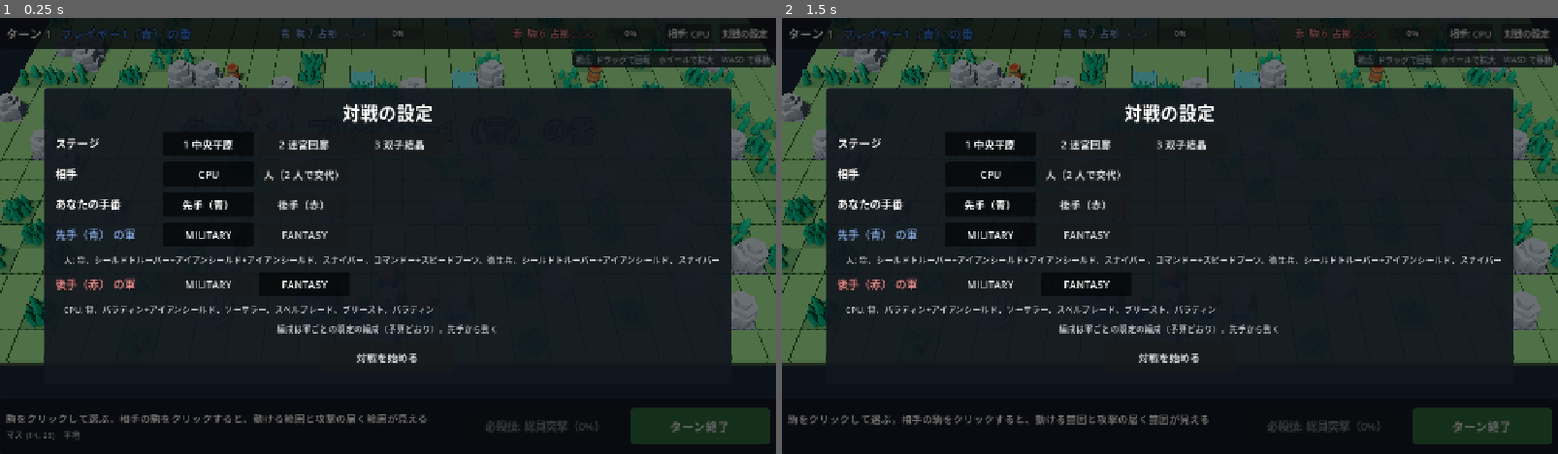
Above: before the commit, frames 1-2 (left to right).
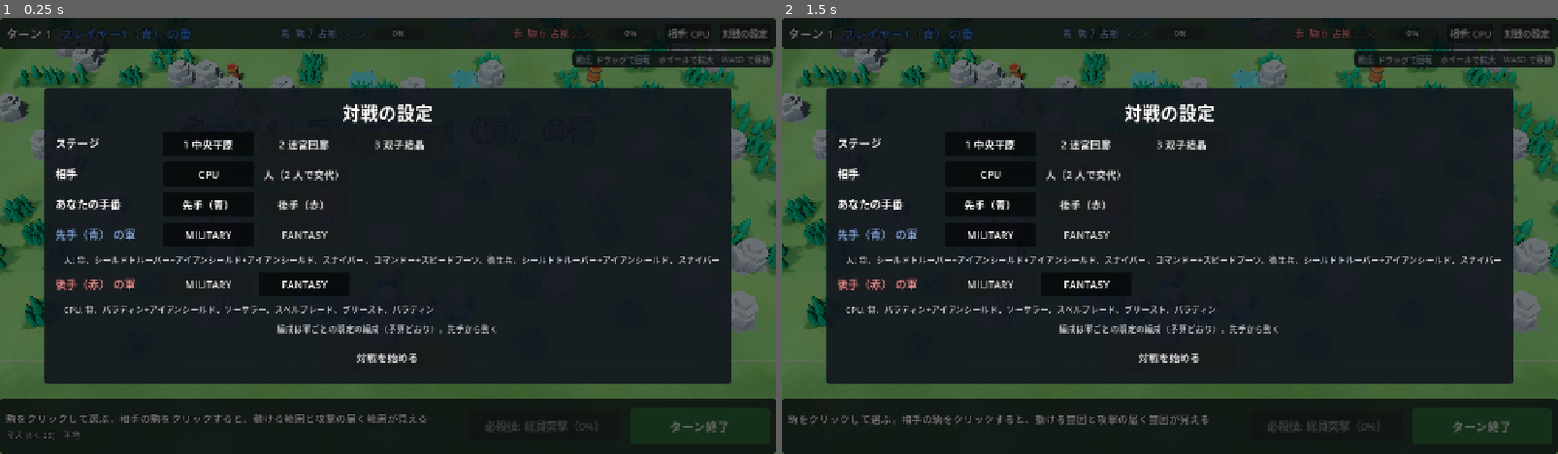
Above: after the commit, the same moments.

Repository: mattyan1053/pj-legion
Game: Godot game, scene res://prototype/board_prototype.tscn
The game is run twice, just before and just after one commit, with the same random seed, the same clock (stepped at 60 frames per second) and the same inputs.
Inputs:
- Up to frame 1 (0.25 s): no input
- Up to frame 2 (1.5 s): click "相手: CPU" at 0.5 s; click "対戦の設定" at 1.25 s

The runs differ from the first frame. In frame 1, 5.1% of the frame differs, in the area x 0-100%, y 0-100%; in frame 2, 5.1%.

Commit message:
:lipstick: Draw the ground as one continuous terrain with a grid overlay and scenery outside the board
Co-Authored-By: Claude Fable 5.2 <noreply@anthropic.com>
Claude-Session: https://claude.ai/code/session_019skPmvw57vmEZ1MmehCjRb

Diff:
--- a/prototype/board_prototype.gd
+++ b/prototype/board_prototype.gd
@@ -43,6 +43,11 @@
 const COLOR_INSPECT := Color(0.8, 0.93, 1.0, 0.5)
 const COLOR_THREAT := Color(0.95, 0.05, 0.2, 0.62)
 const COLOR_SELECTED := Color(1.0, 0.9, 0.3, 0.9)
+## 空と、遠くの霞の色。
+const COLOR_HAZE := Color("b4cbdc")
+## 霞が始まる距離と、すっかり霞む距離（カメラから）。いちばん引いて盤の端から端を見ても、盤の中はほとんど霞まない。
+const FOG_BEGIN := 58.0
+const FOG_END := 104.0
 
 ## 押してから離すまでにマウスがこれより動いたら、クリックではなくドラッグ（視点の回転）と見る（px）。
 const DRAG_THRESHOLD := 8.0
@@ -1649,6 +1654,7 @@
 		if colors[cell] in [COLOR_TARGET, COLOR_HEAL, COLOR_SKILL, COLOR_SKILL_AREA] and battle.unit_at(cell) != null:
 			raised[cell] = true
 	_board_view.show_cells(colors, raised)
+	_board_view.set_grid_emphasis(_selected_id != 0 or not colors.is_empty())
 
 
 func _update_hover() -> void:
@@ -1799,12 +1805,21 @@
 func _build_environment() -> void:
 	var environment := Environment.new()
 	environment.background_mode = Environment.BG_COLOR
-	environment.background_color = Color("1b2430")
+	environment.background_color = COLOR_HAZE
 	environment.ambient_light_source = Environment.AMBIENT_SOURCE_COLOR
 	environment.ambient_light_color = Color("b8c4d6")
 	environment.ambient_light_energy = 0.45
 	environment.tonemap_mode = Environment.TONE_MAPPER_FILMIC
 	environment.ssao_enabled = true
+	# 遠くの地面と景色は、空の色の霞に溶かす（盤の外の端が、ぷつりと切れて見えないように）。
+	# 盤の中は、いちばん引いても霞まない距離から始める。
+	environment.fog_enabled = true
+	environment.fog_mode = Environment.FOG_MODE_DEPTH
+	environment.fog_light_color = COLOR_HAZE
+	environment.fog_sun_scatter = 0.0
+	environment.fog_depth_begin = FOG_BEGIN
+	environment.fog_depth_end = FOG_END
+	environment.fog_depth_curve = 1.6
 
 	var world := WorldEnvironment.new()
 	world.environment = environment
--- a/prototype/board_view.gd
+++ b/prototype/board_view.gd
@@ -1,11 +1,17 @@
 extends Node3D
-## 盤面の見た目。ルールの盤面（Board）を受け取って、マス・木立・岩山・結晶泉・本陣の旗と、
+## 盤面の見た目。ルールの盤面（Board）を受け取って、地面・木立・岩山・結晶泉・本陣の旗と、
 ## 環境オブジェクト（起爆樽・回復の泉・ポータル）を組み立てる。盤の上の効果（盾・煙幕・聖域）も描く。
+##
+## 地面は、盤の外まで続く 1 枚の板（ground.gdshader）。マスごとの板は並べない。マス目は、その上に重ねる線（grid.gdshader）で、
+## ふだんは薄く、操作しているときとマウスの周りだけ濃くする。盤の外の景色は scenery.gd。
 ##
 ## マスの色分け（移動範囲・攻撃できる相手など）と、マウスの下のマスの印もここで出す。
 ## 何を塗るかは呼ぶ側が決める（ここはルールを持たない）。
 
 const CrystalMesh := preload("res://prototype/crystal_mesh.gd")
+const Scenery := preload("res://prototype/scenery.gd")
+const GROUND_SHADER := preload("res://prototype/ground.gdshader")
+const GRID_SHADER := preload("res://prototype/grid.gdshader")
 const FOREST_SCENES: Array[PackedScene] = [
 	preload("res://assets/kaykit/medieval-hexagon/trees_A_small.gltf"),
 	preload("res://assets/kaykit/medieval-hexagon/trees_B_small.gltf"),
@@ -15,17 +21,23 @@
 const FOREST_SCALE := 0.62
 const OBSTACLE_SCALE := 0.56
 
-const TILE_HEIGHT := 0.2
+## 塗ったマスどうしの隙間（マス目の線が見える）。
 const TILE_GAP := 0.04
+## 地面を盤の外へ広げる距離（マス）。霞で見えなくなるより、ずっと先まで。
+const GROUND_REACH := 400.0
+## 地形の色の地図の細かさ（1 マスのピクセル数）と、盤の周りに付ける平地の幅（マス）。
+const MAP_SCALE := 8
+const MAP_PAD := 2
+## マス目の線の濃さが変わる速さ（1 秒あたり）。
+const GRID_FADE_SPEED := 6.0
 const NO_CELL := Vector2i(-1, -1)
 
 ## 手前の障害物をどこまで透かすか（0 = 不透明、1 = 見えない）と、その速さ。
 const OCCLUDER_FADE := 0.75
 const OCCLUDER_FADE_SPEED := 5.0
 
-const COLOR_UNDERSIDE := Color("26331f")
 const COLOR_NORMAL := Color("5f9f4e")
-const COLOR_FOREST := Color("457a40")
+const COLOR_FOREST := Color("3a6c38")
 const COLOR_OBSTACLE_GROUND := Color("767b84")
 const COLOR_FONT := Color("3fa9bd")
 const COLOR_CRYSTAL := Color("4fd8f0")
@@ -48,6 +60,10 @@
 var _cursor: MeshInstance3D
 var _marked: MeshInstance3D
 var _highlight: MultiMesh
+var _grid: ShaderMaterial
+var _grid_emphasis := 0.0
+var _grid_emphasized := false
+static var _noise: ImageTexture
 
 
 ## look_seed は見た目だけに使う（木の種類・向き・大きさ）。team_colors は本陣の色（添字がプレイヤー番号）。
@@ -57,19 +73,10 @@
 	var rng := RandomNumberGenerator.new()
 	rng.seed = look_seed
 
-	var tile_mesh := BoxMesh.new()
-	tile_mesh.size = Vector3(1.0 - TILE_GAP, TILE_HEIGHT, 1.0 - TILE_GAP)
-	var ground_materials := {
-		Terrain.Type.NORMAL: _material(COLOR_NORMAL),
-		Terrain.Type.OBSTACLE: _material(COLOR_OBSTACLE_GROUND),
-		Terrain.Type.FOREST: _material(COLOR_FOREST),
-		Terrain.Type.FONT: _material(COLOR_FONT),
-	}
-
-	# マスの隙間から背景が透けて黒い線に見えないよう、盤面の下に板を敷く。
-	var underside_mesh := BoxMesh.new()
-	underside_mesh.size = Vector3(board.size.x, 0.1, board.size.y)
-	_add_mesh(underside_mesh, _material(COLOR_UNDERSIDE), Vector3(board.size.x / 2.0, -0.2, board.size.y / 2.0))
+	_add_ground()
+	var scenery := Scenery.new()
+	add_child(scenery)
+	scenery.setup(board.size, look_seed)
 
 	var crystal_mesh := CrystalMesh.build()
 	var crystal_material := _material(COLOR_CRYSTAL)
@@ -83,12 +90,9 @@
 			var cell := Vector2i(x, y)
 			var terrain := board.terrain_at(cell)
 			var center := cell_center(cell)
-			var ground: Material = ground_materials[terrain]
 			var hq_owner := board.hq_owner(cell)
 			if hq_owner >= 0:
-				ground = _material(team_colors[hq_owner].lightened(0.3))
 				_add_flag(center, team_colors[hq_owner])
-			_add_mesh(tile_mesh, ground, center + Vector3(0.0, -TILE_HEIGHT / 2.0, 0.0))
 
 			match terrain:
 				Terrain.Type.FOREST:
@@ -109,6 +113,51 @@
 		add_field_effect(effect.id, effect.type, effect.side, effect.cells)
 
 	_build_markers()
+
+
+## マスの地面の色（本陣は陣営の色）。
+static func ground_color(battle_board: Board, cell: Vector2i, team_colors: Array[Color]) -> Color:
+	var hq_owner := battle_board.hq_owner(cell)
+	if hq_owner >= 0:
+		return team_colors[hq_owner].lightened(0.3)
+	match battle_board.terrain_at(cell):
+		Terrain.Type.OBSTACLE:
+			return COLOR_OBSTACLE_GROUND
+		Terrain.Type.FOREST:
+			return COLOR_FOREST
+		Terrain.Type.FONT:
+			return COLOR_FONT
+	return COLOR_NORMAL
+
+
+## 地形の色の地図。1 マスが MAP_SCALE ピクセルで、周りに MAP_PAD マスぶんの平地が付く（盤の外は平地の色で続く）。
+static func terrain_image(battle_board: Board, team_colors: Array[Color]) -> Image:
+	var cells := battle_board.size + Vector2i.ONE * 2 * MAP_PAD
+	var image := Image.create(cells.x * MAP_SCALE, cells.y * MAP_SCALE, false, Image.FORMAT_RGB8)
+	image.fill(COLOR_NORMAL)
+	for y in battle_board.size.y:
+		for x in battle_board.size.x:
+			var color := ground_color(battle_board, Vector2i(x, y), team_colors)
+			if color != COLOR_NORMAL:
+				image.fill_rect(Rect2i((Vector2i(x, y) + Vector2i.ONE * MAP_PAD) * MAP_SCALE, Vector2i.ONE * MAP_SCALE), color)
+	return image
+
+
+## マス目の線を濃くする（駒を選んでいる、範囲を見せているなど、操作している間）。ふだんは薄い。
+func set_grid_emphasis(on: bool) -> void:
+	_grid_emphasized = on
+
+
+## マス目の線を濃くしているか。検査用。
+func grid_emphasized() -> bool:
+	return _grid_emphasized
+
+
+func _process(delta: float) -> void:
+	var target := 1.0 if _grid_emphasized else 0.0
+	if _grid_emphasis != target:
+		_grid_emphasis = move_toward(_grid_emphasis, target, GRID_FADE_SPEED * delta)
+		_grid.set_shader_parameter(&"emphasis", _grid_emphasis)
 
 
 ## ポータルの色。対の 2 つは同じ色になる（対を、上の行・左の列にあるほうの順に数えて色を割り当てる）。
@@ -218,6 +267,8 @@
 	_cursor.visible = board.in_bounds(cell)
 	if _cursor.visible:
 		_cursor.position = cell_center(cell) + Vector3(0.0, 0.03, 0.0)
+	# マウスの周りは、マス目の線を濃くする。
+	_grid.set_shader_parameter(&"cursor", Vector3(cell.x + 0.5, cell.y + 0.5, 1.0 if _cursor.visible else 0.0))
 
 
 ## クリックして情報を出しているマスの印（枠）。NO_CELL なら消す。
@@ -252,6 +303,45 @@
 		var target := OCCLUDER_FADE if faded.has(cell) else 0.0
 		for part: GeometryInstance3D in _occluders[cell]:
 			part.transparency = move_toward(part.transparency, target, OCCLUDER_FADE_SPEED * delta)
+
+
+## 地面（盤の外まで続く 1 枚の板）と、その上のマス目の線。
+func _add_ground() -> void:
+	var size := Vector2(board.size)
+	var center := Vector3(size.x / 2.0, 0.0, size.y / 2.0)
+
+	var ground := ShaderMaterial.new()
+	ground.shader = GROUND_SHADER
+	ground.set_shader_parameter(&"terrain_map", ImageTexture.create_from_image(terrain_image(board, _team_colors)))
+	ground.set_shader_parameter(&"noise_map", _noise_texture())
+	ground.set_shader_parameter(&"board_size", size)
+	ground.set_shader_parameter(&"map_pad", float(MAP_PAD))
+	var ground_mesh := PlaneMesh.new()
+	ground_mesh.size = size + Vector2.ONE * 2.0 * GROUND_REACH
+	_add_mesh(ground_mesh, ground, center).cast_shadow = GeometryInstance3D.SHADOW_CASTING_SETTING_OFF
+
+	_grid = ShaderMaterial.new()
+	_grid.shader = GRID_SHADER
+	_grid.set_shader_parameter(&"board_size", size)
+	# 塗ったマスや印より先に描く（線の上に色が乗る）。
+	_grid.render_priority = -1
+	var grid_mesh := PlaneMesh.new()
+	grid_mesh.size = size + Vector2.ONE * 0.2
+	_add_mesh(grid_mesh, _grid, center + Vector3(0.0, 0.006, 0.0)).cast_shadow = GeometryInstance3D.SHADOW_CASTING_SETTING_OFF
+
+
+## つなぎ目の無い白黒のノイズ（地面のむらと、地形の境目の揺れに使う）。作るのは 1 回だけ。
+static func _noise_texture() -> ImageTexture:
+	if _noise == null:
+		var noise := FastNoiseLite.new()
+		noise.seed = 7
+		noise.noise_type = FastNoiseLite.TYPE_SIMPLEX_SMOOTH
+		noise.frequency = 0.03
+		noise.fractal_octaves = 3
+		var image := noise.get_seamless_image(256, 256)
+		image.generate_mipmaps()
+		_noise = ImageTexture.create_from_image(image)
+	return _noise
 
 
 func _build_markers() -> void:
--- /dev/null
+++ b/prototype/grid.gdshader
@@ -0,0 +1,57 @@
+shader_type spatial;
+render_mode unshaded, blend_mix, depth_draw_never, cull_disabled, shadows_disabled;
+// マス目。地面の上に重ねる補助の線（地面に刻んだ溝ではない）。
+// ふだんはごく薄く、操作しているとき（emphasis）と、マウスの下のマスの周り（cursor）は、はっきり出す。
+// 盤の縁（戦う範囲の境目）は、いつも少し濃く出す。
+
+uniform vec2 board_size = vec2(30.0, 30.0);
+uniform vec3 line_color : source_color = vec3(1.0, 1.0, 0.9);
+uniform float idle_alpha = 0.17;
+uniform float active_alpha = 0.46;
+uniform float border_alpha = 0.42;
+// 線の幅の半分（マス）。
+uniform float half_width = 0.014;
+uniform float border_half_width = 0.026;
+// 0 = ふだん、1 = 操作している。
+uniform float emphasis = 0.0;
+// マウスの下のマスの中心（x, z）と、出ているか（0 か 1）。
+uniform vec3 cursor = vec3(0.0);
+// マウスの周りで線を濃くする範囲（マス）。near までは濃く、far で消える。
+uniform float cursor_near = 1.2;
+uniform float cursor_far = 4.2;
+
+varying vec2 ground;
+
+void vertex() {
+	ground = (MODEL_MATRIX * vec4(VERTEX, 1.0)).xz;
+}
+
+// 線からの距離 away（マス）と、1 ピクセルの幅 pixel（マス）から、線の濃さを出す。
+// 遠くで線が 1 ピクセルより細くなったら、ちらつかないよう、そのぶん薄くする。
+float coverage(float away, float pixel, float half_line) {
+	return clamp((half_line - away) / pixel + 0.5, 0.0, 1.0) * min(1.0, 2.0 * half_line / pixel);
+}
+
+void fragment() {
+	vec2 pixel = max(fwidth(ground), vec2(0.0001));
+	vec2 to_line = abs(fract(ground + 0.5) - 0.5);
+	float line = max(coverage(to_line.x, pixel.x, half_width), coverage(to_line.y, pixel.y, half_width));
+
+	vec2 inside = min(ground, board_size - ground);
+	// 盤の外には引かない。
+	line *= step(-half_width, min(inside.x, inside.y));
+	float near = cursor.z * (1.0 - smoothstep(cursor_near, cursor_far, distance(ground, cursor.xy)));
+	float alpha = line * mix(idle_alpha, active_alpha, max(emphasis, near));
+
+	float border = 0.0;
+	if (inside.y > -border_half_width) {
+		border = max(border, coverage(abs(inside.x), pixel.x, border_half_width));
+	}
+	if (inside.x > -border_half_width) {
+		border = max(border, coverage(abs(inside.y), pixel.y, border_half_width));
+	}
+	alpha = max(alpha, border * border_alpha);
+
+	ALBEDO = line_color;
+	ALPHA = alpha;
+}
--- /dev/null
+++ b/prototype/ground.gdshader
@@ -0,0 +1,44 @@
+shader_type spatial;
+// 地面。盤の中も外も、1 枚の板に地形の色を塗る（マスごとの板は並べない）。
+// 地形の色は、マスごとの色を入れた小さい地図（terrain_map）から取り、境目をノイズで揺らして、マスの形に切れないようにする。
+
+// マスごとの色。1 マス = map_scale ピクセル、周りに map_pad マスぶんの平地が付いている。
+uniform sampler2D terrain_map : source_color, filter_linear, repeat_disable;
+// つなぎ目の無い、白黒のノイズ。
+uniform sampler2D noise_map : filter_linear_mipmap, repeat_enable;
+uniform vec2 board_size = vec2(30.0, 30.0);
+uniform float map_pad = 2.0;
+// 地形の境目を揺らす幅（マス）。
+uniform float warp = 0.22;
+// 盤の外の地面の明るさ（中を 1 として）。戦う範囲の境目が、さりげなく分かるようにする。
+uniform float outside_shade = 0.84;
+
+varying vec2 ground;
+
+void vertex() {
+	ground = (MODEL_MATRIX * vec4(VERTEX, 1.0)).xz;
+}
+
+void fragment() {
+	vec2 wobble = vec2(
+		texture(noise_map, ground * 0.23).r,
+		texture(noise_map, ground * 0.23 + vec2(0.37, 0.71)).r
+	) - 0.5;
+	vec2 at = ground + wobble * 2.0 * warp;
+	vec3 color = texture(terrain_map, (at + map_pad) / (board_size + 2.0 * map_pad)).rgb;
+
+	// むら（大きいものと細かいもの）。べた塗りに見えないように。
+	float patches = texture(noise_map, ground * 0.031 + vec2(0.11, 0.53)).r;
+	float grain = texture(noise_map, ground * 0.9).r;
+	color *= 0.86 + 0.22 * patches + 0.10 * (grain - 0.5);
+	// ところどころ、枯れた色に寄せる。
+	float dry = texture(noise_map, ground * 0.057 + vec2(0.61, 0.17)).r;
+	color = mix(color, color * vec3(1.06, 1.0, 0.8), smoothstep(0.5, 0.8, dry) * 0.45);
+
+	vec2 beyond = max(max(-at, at - board_size), vec2(0.0));
+	color *= mix(1.0, outside_shade, smoothstep(0.0, 0.9, length(beyond)));
+
+	ALBEDO = color;
+	ROUGHNESS = 0.95;
+	SPECULAR = 0.1;
+}
--- /dev/null
+++ b/prototype/scenery.gd
@@ -0,0 +1,152 @@
+extends Node3D
+## 盤の外の景色（森と岩山）。戦う範囲の外も地続きの場所に見えるように置く。見た目だけで、ルールには関わらない。
+##
+## 置き方の決まり（layout。検査が確かめる）:
+## - 盤の端から CLEAR マスまでは何も置かない（境目が分かり、端の駒に重ならない）。
+## - 高さは、盤の端からの距離 × HEIGHT_PER_DISTANCE まで。カメラはいちばん浅い角度でも約 35 度で見下ろすので、
+##   これより低ければ、盤の中のものを隠さない（カメラにも当たらない）。近くは低い木だけ、遠くほど大きい岩山になる。
+## - 盤の端から REACH マスより先には置かない（その先は霞で見えない）。
+
+const TREE_SCENES: Array[PackedScene] = [
+	preload("res://assets/kaykit/medieval-hexagon/trees_A_small.gltf"),
+	preload("res://assets/kaykit/medieval-hexagon/trees_B_small.gltf"),
+]
+const MOUNTAIN_SCENE := preload("res://assets/kaykit/medieval-hexagon/mountain_A.gltf")
+## 素材の高さ（大きさ 1 のとき）。
+const TREE_HEIGHT := 1.11
+const MOUNTAIN_HEIGHT := 1.43
+
+const CLEAR := 2.0
+const REACH := 66.0
+const HEIGHT_PER_DISTANCE := 0.5
+## 木と岩山の候補を置く間隔（マス）。
+const TREE_SPACING := 2.1
+const MOUNTAIN_SPACING := 4.6
+## 岩山を置き始める距離。
+const MOUNTAIN_FROM := 7.0
+## まとめて描く区画の大きさ（マス）。区画ごとに、見えていなければ描かない。
+const CHUNK := 34.0
+## 盤の端からこの距離までの区画だけ、影を落とす。
+const SHADOW_WITHIN := 30.0
+## 景色の色に掛ける色。盤の上の木立や岩山より沈ませて、盤の上のものより目立たないようにする。
+const TINT := Color(0.84, 0.88, 0.86)
+
+enum Kind { TREE_A, TREE_B, MOUNTAIN }
+
+
+## 置くもの。{ kind, position: Vector3, scale: float, yaw: float, distance: float（盤の端から）} の配列。
+## 同じ盤の大きさと種からは、同じ並びになる。
+static func layout(board_size: Vector2i, look_seed: int) -> Array[Dictionary]:
+	var rng := RandomNumberGenerator.new()
+	rng.seed = look_seed
+	var woods := FastNoiseLite.new()
+	woods.seed = look_seed
+	woods.frequency = 0.055
+	var ridges := FastNoiseLite.new()
+	ridges.seed = look_seed + 1
+	ridges.frequency = 0.032
+
+	var items: Array[Dictionary] = []
+	var size := Vector2(board_size)
+	var area := Rect2(Vector2.ONE * -REACH, size + Vector2.ONE * 2.0 * REACH)
+
+	var z := area.position.y
+	while z < area.end.y:
+		var x := area.position.x
+		while x < area.end.x:
+			var at := Vector2(x, z) + Vector2(rng.randf(), rng.randf()) * MOUNTAIN_SPACING * 0.8
+			x += MOUNTAIN_SPACING
+			var distance := distance_outside(at, size)
+			if distance < MOUNTAIN_FROM or distance > REACH:
+				continue
+			if ridges.get_noise_2d(at.x, at.y) < 0.12:
+				continue
+			# 遠いほど大きい。高さの決まりも守る。
+			var grown := lerpf(1.3, 5.0, clampf((distance - MOUNTAIN_FROM) / 40.0, 0.0, 1.0)) * rng.randf_range(0.75, 1.2)
+			grown = minf(grown, distance * HEIGHT_PER_DISTANCE / MOUNTAIN_HEIGHT)
+			items.append(_item(Kind.MOUNTAIN, at, grown, rng.randf() * TAU, distance))
+		z += MOUNTAIN_SPACING
+
+	z = area.position.y
+	while z < area.end.y:
+		var x := area.position.x
+		while x < area.end.x:
+			var at := Vector2(x, z) + Vector2(rng.randf(), rng.randf()) * TREE_SPACING * 0.9
+			x += TREE_SPACING
+			var distance := distance_outside(at, size)
+			if distance < CLEAR or distance > REACH:
+				continue
+			# 森はかたまりで生える。盤の近くはまばらに、離れるほど濃く。岩山の並ぶところは避ける。
+			var wood := woods.get_noise_2d(at.x, at.y)
+			var needed := lerpf(0.22, -0.08, clampf((distance - CLEAR) / 22.0, 0.0, 1.0))
+			if wood < needed or ridges.get_noise_2d(at.x, at.y) > 0.2:
+				continue
+			var grown := lerpf(0.62, 1.25, clampf(distance / 30.0, 0.0, 1.0)) * rng.randf_range(0.85, 1.2)
+			grown = minf(grown, distance * HEIGHT_PER_DISTANCE / TREE_HEIGHT)
+			var kind := Kind.TREE_A if rng.randf() < 0.5 else Kind.TREE_B
+			items.append(_item(kind, at, grown, rng.randf() * TAU, distance))
+		z += TREE_SPACING
+	return items
+
+
+## 盤（0, 0）〜 size の外へ、どれだけ離れているか（マス）。中なら 0。
+static func distance_outside(at: Vector2, size: Vector2) -> float:
+	return (at - at.clamp(Vector2.ZERO, size)).length()
+
+
+## 置くものの高さ（マス）。
+static func height_of(item: Dictionary) -> float:
+	return (MOUNTAIN_HEIGHT if item.kind == Kind.MOUNTAIN else TREE_HEIGHT) * float(item.scale)
+
+
+func setup(board_size: Vector2i, look_seed: int) -> void:
+	var meshes := {
+		Kind.TREE_A: _mesh_of(TREE_SCENES[0]),
+		Kind.TREE_B: _mesh_of(TREE_SCENES[1]),
+		Kind.MOUNTAIN: _mesh_of(MOUNTAIN_SCENE),
+	}
+	var materials := {}
+	for kind: Kind in meshes:
+		var material: BaseMaterial3D = (meshes[kind] as Mesh).surface_get_material(0).duplicate()
+		material.albedo_color = material.albedo_color * TINT
+		materials[kind] = material
+	# 区画と種類ごとにまとめる（[区画, 種類] -> 置くものの配列）。
+	var groups := {}
+	for item in layout(board_size, look_seed):
+		var at: Vector3 = item.position
+		var key := [Vector2i(floori(at.x / CHUNK), floori(at.z / CHUNK)), item.kind]
+		if not groups.has(key):
+			groups[key] = []
+		groups[key].append(item)
+
+	for key: Array in groups:
+		var items: Array = groups[key]
+		var multimesh := MultiMesh.new()
+		multimesh.transform_format = MultiMesh.TRANSFORM_3D
+		multimesh.mesh = meshes[key[1]]
+		multimesh.instance_count = items.size()
+		var nearest := INF
+		for i in items.size():
+			var item: Dictionary = items[i]
+			var turned := Basis(Vector3.UP, item.yaw).scaled(Vector3.ONE * float(item.scale))
+			multimesh.set_instance_transform(i, Transform3D(turned, item.position))
+			nearest = minf(nearest, item.distance)
+		var instance := MultiMeshInstance3D.new()
+		instance.multimesh = multimesh
+		instance.material_override = materials[key[1]]
+		if nearest > SHADOW_WITHIN:
+			instance.cast_shadow = GeometryInstance3D.SHADOW_CASTING_SETTING_OFF
+		add_child(instance)
+
+
+static func _item(kind: Kind, at: Vector2, grown: float, yaw: float, distance: float) -> Dictionary:
+	return {"kind": kind, "position": Vector3(at.x, 0.0, at.y), "scale": grown, "yaw": yaw, "distance": distance}
+
+
+## 素材のシーンの中の形（どれも 1 つで、原点に置いてある）。
+static func _mesh_of(scene: PackedScene) -> Mesh:
+	var root := scene.instantiate()
+	var found: MeshInstance3D = root.find_children("*", "MeshInstance3D", true, false)[0]
+	var mesh := found.mesh
+	root.free()
+	return mesh
--- /dev/null
+++ b/tests/prototype/test_board_ground.gd
@@ -0,0 +1,63 @@
+extends "res://tests/base_test.gd"
+## 地面と、盤の外の景色（prototype/board_view.gd、prototype/scenery.gd）。画面を出さずに確かめられる、置き方の決まり。
+
+const BoardView := preload("res://prototype/board_view.gd")
+const Scenery := preload("res://prototype/scenery.gd")
+const OrbitCamera := preload("res://prototype/orbit_camera.gd")
+const Maps := preload("res://tests/support/maps.gd")
+
+const SIZE := Vector2i(30, 30)
+const TEAM_COLORS: Array[Color] = [Color.BLUE, Color.RED]
+
+
+func test_scenery_keeps_clear_of_the_board() -> void:
+	var items := Scenery.layout(SIZE, 1)
+	assert_true(items.size() > 200, "景色が少なすぎる（%d）" % items.size())
+	for item in items:
+		var at: Vector3 = item.position
+		var distance := Scenery.distance_outside(Vector2(at.x, at.z), Vector2(SIZE))
+		assert_true(distance >= Scenery.CLEAR, "盤の端のそばに置いている: %s" % at)
+		assert_true(distance <= Scenery.REACH, "霞の向こうに置いている: %s" % at)
+
+
+func test_scenery_never_rises_into_the_view_of_the_board() -> void:
+	# カメラがいちばん浅い角度で見下ろしても、盤の中を見る視線より低い。
+	var lowest: float = OrbitCamera.PITCH_PRESETS.min()
+	assert_true(Scenery.HEIGHT_PER_DISTANCE < tan(deg_to_rad(lowest)), "高さの決まりが、カメラの角度より急")
+	for item in Scenery.layout(SIZE, 2):
+		var limit: float = item.distance * Scenery.HEIGHT_PER_DISTANCE
+		assert_true(Scenery.height_of(item) <= limit + 0.001, "高すぎる: %s" % item)
+
+
+func test_scenery_is_the_same_for_the_same_seed() -> void:
+	assert_eq(Scenery.layout(SIZE, 5), Scenery.layout(SIZE, 5))
+	assert_ne(Scenery.layout(SIZE, 5), Scenery.layout(SIZE, 6))
+
+
+func test_scenery_stays_light() -> void:
+	# 置く数が増えすぎると、描画が重くなる。
+	for look_seed in 5:
+		assert_true(Scenery.layout(SIZE, look_seed).size() < 3000, "景色が多すぎる（種 %d）" % look_seed)
+
+
+func test_terrain_image_follows_the_board() -> void:
+	var board := Maps.board([
+		".#.",
+		"F*.",
+	])
+	var image := BoardView.terrain_image(board, TEAM_COLORS)
+	var pad := BoardView.MAP_PAD * BoardView.MAP_SCALE
+	assert_eq(image.get_size(), (board.size + Vector2i.ONE * 2 * BoardView.MAP_PAD) * BoardView.MAP_SCALE)
+	for y in board.size.y:
+		for x in board.size.x:
+			var cell := Vector2i(x, y)
+			var pixel := Vector2i(pad, pad) + cell * BoardView.MAP_SCALE + Vector2i.ONE * (BoardView.MAP_SCALE / 2)
+			var expected := BoardView.ground_color(board, cell, TEAM_COLORS)
+			assert_true(image.get_pixelv(pixel).is_equal_approx(_as_stored(expected)), "マス %s の色が違う" % cell)
+	# 盤の外は、平地の色で続く。
+	assert_true(image.get_pixel(0, 0).is_equal_approx(_as_stored(BoardView.COLOR_NORMAL)))
+
+
+## 8 ビットに丸めた色。
+func _as_stored(color: Color) -> Color:
+	return Color8(color.r8, color.g8, color.b8)
--- a/tools/screenshots.gd
+++ b/tools/screenshots.gd
@@ -26,8 +26,13 @@
 	"ult": "必殺技のゲージが READY で、使うかを確かめている",
 	"mid_boss": "中ボスを倒して、上の帯に聖遺物が出ている",
 	"result": "決着の画面と戦績",
+	"wide": "いちばん引いて、低い角度で、盤の全体とその向こうを見ている",
+	"board_edge": "盤の角と、その外側（低い角度で、盤の外へ向いている）",
+	"rotated": "カメラを斜めに回して、低い角度で見ている",
+	"marks": "寄って見た、駒の足元の印（行動済み、HP の棒）と、移動範囲",
+	"stage_labyrinth": "迷宮回廊の全景",
+	"stage_twin_springs": "双子結晶の全景",
 }
-const STAGE := BoardGenerator.Stage.PLAIN
 ## 中ボスが倒れるまで続く対戦の種（CPU どうしで 29 ターン、プレイヤー1 がターン 20 に左の中ボスを倒す）。
 const SEED := 1
 ## 撮る前に待つ時間（秒）。番の知らせが消え、カメラが寄り終わるまで。
@@ -42,6 +47,7 @@
 var _cpu := CpuPlayer.new()
 var _battle: Battle
 var _stats: BattleStats
+var _stage := BoardGenerator.Stage.PLAIN
 
 
 func _init(scene: Node) -> void:
@@ -68,7 +74,9 @@
 	for name: String in _names:
 		_scene.setup_panel().visible = false
 		_scene.set_opponent(false)  # 撮る間は CPU に番を進めさせない
+		_stage = BoardGenerator.Stage.PLAIN
 		_new_battle()
+		_aim(22.0, 0.0, 1)  # 前の場面で動かしたカメラを戻す
 		var ok: bool = await call("_scene_" + name)
 		if not ok:
 			_quit("screenshots: 場面 %s を作れなかった" % name, 1)
@@ -295,12 +303,77 @@
 	return _battle.is_over()
 
 
+func _scene_wide() -> bool:
+	if not _advance(func() -> bool: return _battle.turn >= 3 and _battle.phase == Unit.Side.PLAYER1):
+		return false
+	_show()
+	_look_at(Vector3(_battle.board.size.x / 2.0, 0.0, _battle.board.size.y / 2.0 + 6.0))
+	_aim(45.0, 0.0, 0)
+	return true
+
+
+func _scene_board_edge() -> bool:
+	_show()
+	# 盤の左上の角の近くに立って、角の外へ向く。
+	_look_at(Vector3(1.5, 0.0, 1.5))
+	_aim(26.0, -40.0, 0)
+	return true
+
+
+func _scene_rotated() -> bool:
+	if not _advance(func() -> bool: return _battle.turn >= 3 and _battle.phase == Unit.Side.PLAYER1):
+		return false
+	_show()
+	_look_at(_scene._rig.position)
+	_aim(30.0, 130.0, 0)
+	return true
+
+
+func _scene_marks() -> bool:
+	# 行動済みの駒と、HP の減った駒が並ぶところ: 番の途中で、HP の減った自分の駒がまだ動けるとき。
+	var hurt := func() -> Unit:
+		for unit in _own_units():
+			if unit.hp < unit.max_hp() and _battle.can_act(unit) and unit.kind != UnitKind.Id.KING:
+				return unit
+		return null
+	var acted := func() -> bool:
+		for unit in _own_units():
+			if not _battle.can_act(unit):
+				return true
+		return false
+	if not _advance(func() -> bool: return _battle.phase == Unit.Side.PLAYER1 and acted.call() and hurt.call() != null):
+		return false
+	_show()
+	var unit: Unit = hurt.call()
+	_scene.click_cell(unit.cell)
+	_look_at(Vector3(unit.cell.x + 0.5, 0.0, unit.cell.y + 0.5))
+	_aim(11.0, 0.0, 1)
+	return true
+
+
+func _scene_stage_labyrinth() -> bool:
+	return _stage_overview(BoardGenerator.Stage.LABYRINTH)
+
+
+func _scene_stage_twin_springs() -> bool:
+	return _stage_overview(BoardGenerator.Stage.TWIN_SPRINGS)
+
+
+func _stage_overview(stage: BoardGenerator.Stage) -> bool:
+	_stage = stage
+	_new_battle()
+	_show()
+	_look_at(Vector3(_battle.board.size.x / 2.0, 0.0, _battle.board.size.y / 2.0 + 1.0))
+	_aim(45.0, 0.0, 2)
+	return true
+
+
 # ---- 場面を作る道具 ----
 
 
 func _new_battle() -> void:
 	var choice: RefCounted = TrialSetup.new()
-	choice.stage = STAGE
+	choice.stage = _stage
 	choice.cpu_opponent = false
 	_scene.match_choice = choice
 	_battle = choice.to_setup(SEED).create_battle()
@@ -309,7 +382,21 @@
 
 ## いまの _battle を画面に出す（駒の見た目は、いまの状態から作る）。
 func _show() -> void:
-	_scene.start_with(_battle, STAGE, SEED)
+	_scene.start_with(_battle, _stage, SEED)
+
+
+## カメラの見ている地点を point にする（寄る動きは待たない）。
+func _look_at(point: Vector3) -> void:
+	_scene._rig.follow(null)
+	_scene._rig.focus_on(point)
+	_scene._rig.position = Vector3(point.x, 0.0, point.z)
+
+
+## カメラの距離、向き（度）、角度（OrbitCamera.PITCH_PRESETS の添字）を決める。
+func _aim(distance: float, yaw_degrees: float, pitch_index: int) -> void:
+	_scene._rig._target_distance = distance
+	_scene._rig._target_yaw = deg_to_rad(yaw_degrees)
+	_scene._rig._pitch_index = pitch_index
 
 
 ## CPU どうしで行動を 1 つずつ進め、行動と行動の間で until が真になったら止めて真を返す。
Not shown, added: prototype/grid.gdshader.uid
Not shown, added: prototype/ground.gdshader.uid
Not shown, added: prototype/scenery.gd.uid
Not shown, added: tests/prototype/test_board_ground.gd.uid
Not shown, changed: docs/battle-view.md
Not shown, changed: docs/screenshots.md
